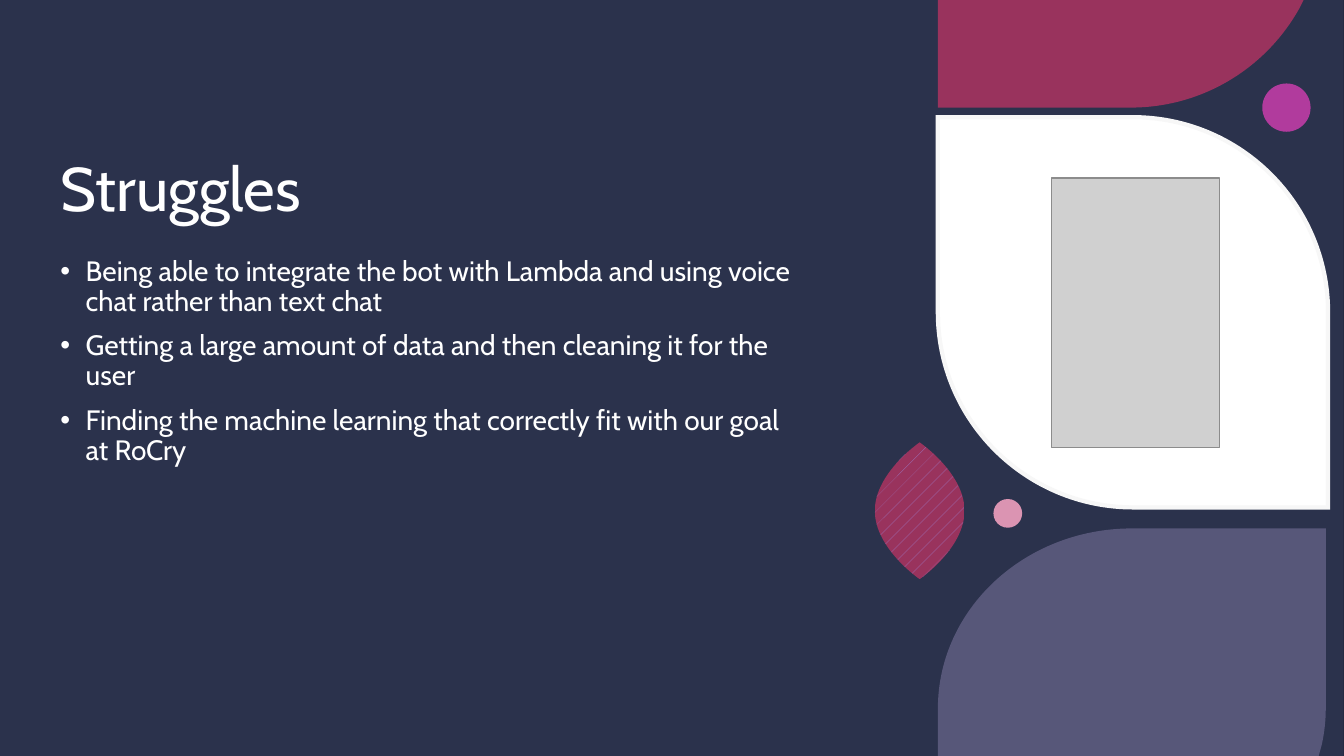
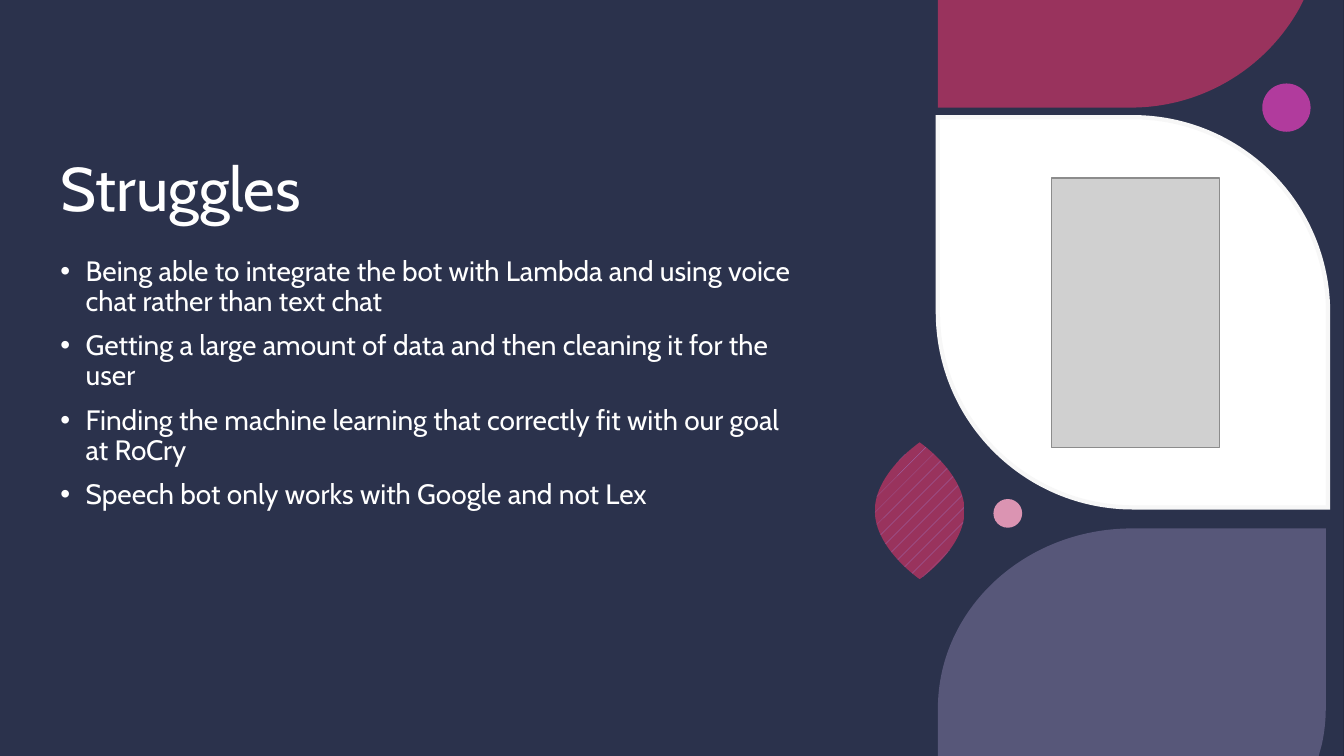
Before and after one commit to toniahurst/project_2, a slide deck: slide 7 of RoCry.pptx (slide 6 before the commit). Drawn at 1344x756 pixels with LibreOffice and Linux fonts; fonts in the diff are those of the drawing; grey boxes stand for pictures; background and template pictures are left out. Boxes give left, top, right and bottom in pixels: in the first picture for what was removed or moved away, otherwise in the second. Text is boxed around its words. In the diff, an @@ line names an element or a change of style, - is before the commit and + after.

```diff
--- a/RoCry.pptx
+++ b/RoCry.pptx
@@ text at (86,483,646,511): paragraph added @@
+• Speech bot only works with Google and not Lex
```
Also in this commit, not shown: 3 other slides changed, 2 slides added.
